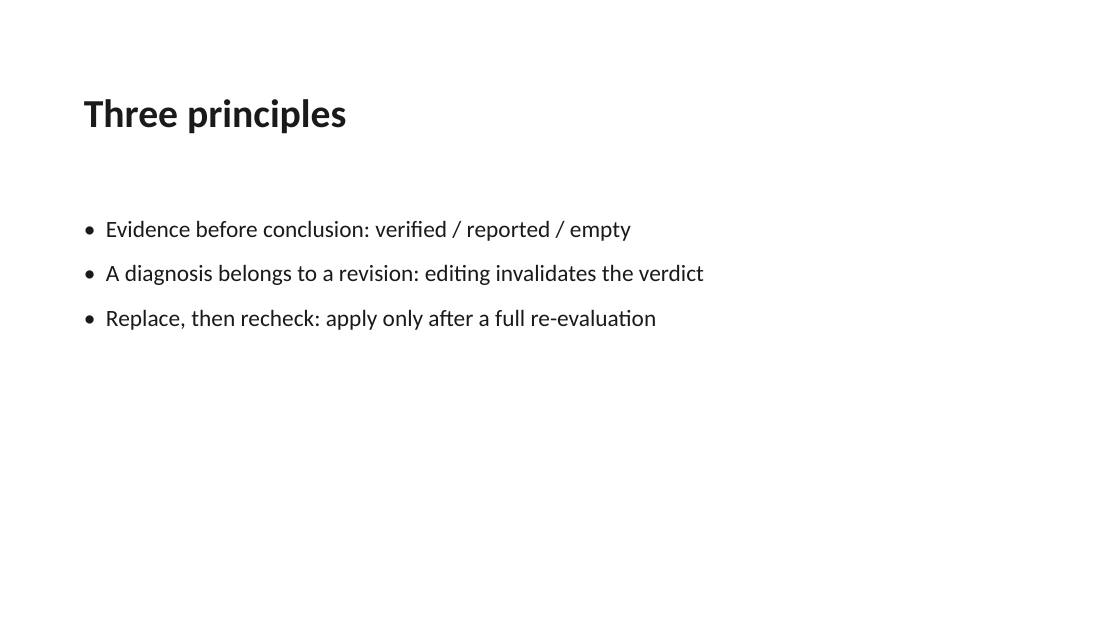
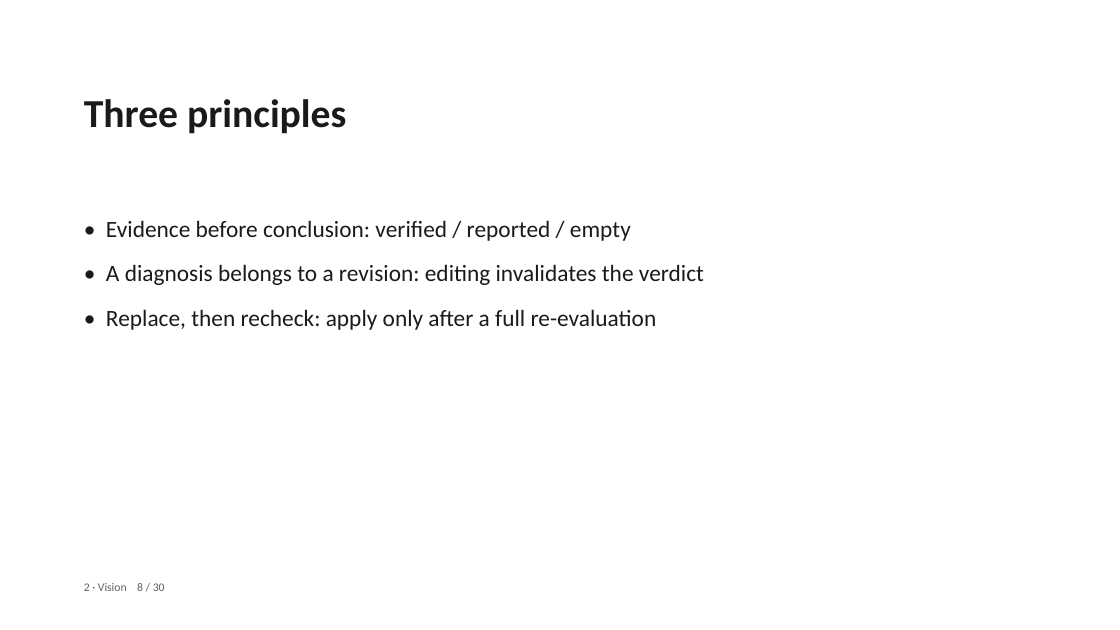
Before and after one commit to pc-buildmate/pcbuildmate, a slide deck: slide 8 of materials/source/Defense_Deck.pptx. Drawn at 1120x630 pixels with LibreOffice and Linux fonts; fonts in the diff are those of the drawing. Boxes give left, top, right and bottom in pixels: in the first picture for what was removed or moved away, otherwise in the second. Text is boxed around its words. In the diff, an @@ line names an element or a change of style, - is before the commit and + after.

```diff
--- a/materials/source/Defense_Deck.pptx
+++ b/materials/source/Defense_Deck.pptx
@@ text added at (x1=84, y1=583, x2=165, y2=591), 10 pt, text #606060 @@
+2 · Vision 8 / 30
```
Also in this commit, not shown: 28 other slides changed.
